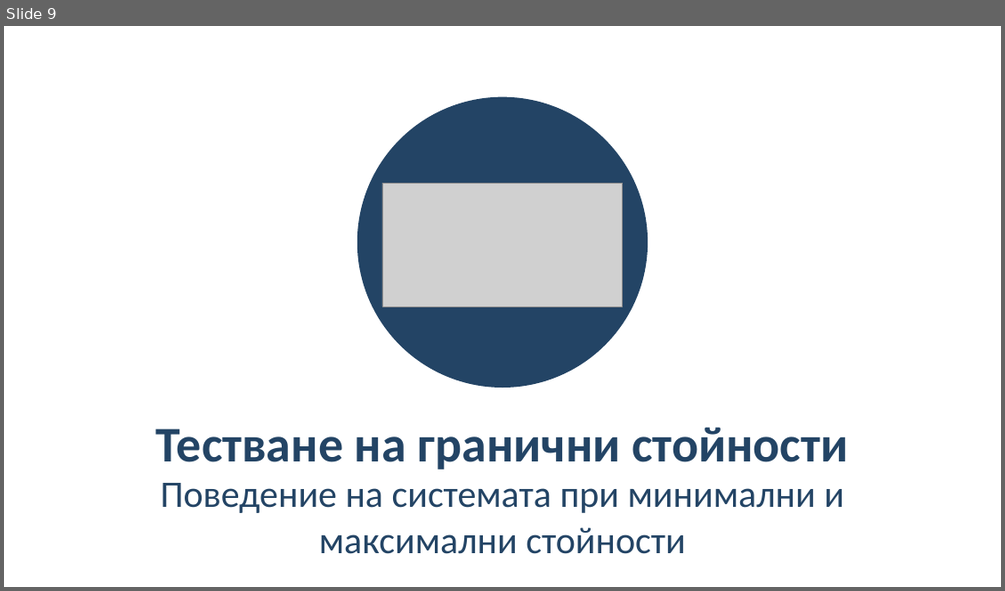
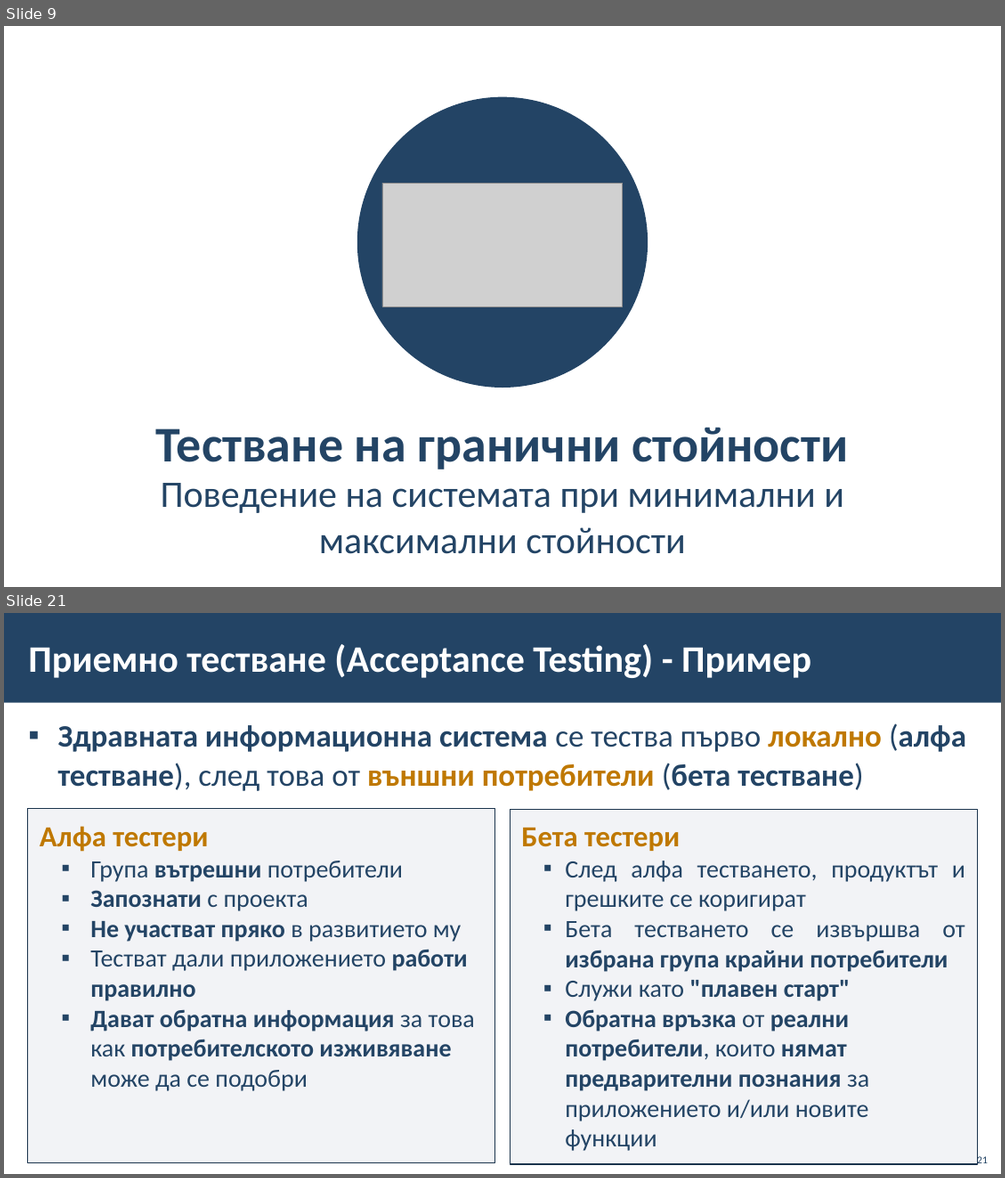
Before and after one commit to BG-IT-Edu/School-Programming, a slide deck: Courses/Software-Sciences/Module-4-Information-Systems-New/13-Information-System-Testing/13-Information-System-Testing.pptx. Shown one above the other, each under a label of ours: slide 9 before the commit, slides 9 and 21 after it; the slides between them are not shown. The pictures are 1005x591 and 1005x1178 pixels, drawn with LibreOffice and Linux fonts; fonts in the diff are those of the drawing; grey boxes stand for pictures; background and template pictures are left out. Boxes give left, top, right and bottom in pixels: in the first picture for what was removed or moved away, otherwise in the second. Text is boxed around its words. In the diff, an @@ line names an element or a change of style, - is before the commit and + after.

```diff
--- a/Courses/Software-Sciences/Module-4-Information-Systems-New/13-Information-System-Testing/13-Information-System-Testing.pptx
+++ b/Courses/Software-Sciences/Module-4-Information-Systems-New/13-Information-System-Testing/13-Information-System-Testing.pptx
@@ slide 21 added at (x1=4, y1=613, x2=1001, y2=1174), background #FFFFFF @@
@@ rectangle added at (x1=4, y1=613, x2=1001, y2=703), fill #234465 @@
@@ title added at (x1=28, y1=644, x2=811, y2=678), 36 pt, text #FFFFFF, bold @@
+Приемно тестване (Acceptance Testing) - Пример
@@ text added at (x1=58, y1=723, x2=966, y2=791), 30 pt, text #234465, bold @@
+▪ Здравната информационна система се тества първо локално (алфа тестване), след това от външни потребители (бета тестване)
@@ rectangle added at (x1=28, y1=809, x2=495, y2=1163), fill #ADB4C3 at 15% opacity, outline #1A334C 1 pt, 24 pt, text #234465, bold @@
+Алфа тестери
+  ▪ Група вътрешни потребители
+  ▪ Запознати с проекта
+  ▪ Не участват пряко в развитието му
+  ▪ Тестват дали приложението работи правилно
+  ▪ Дават обратна информация за това как потребителското изживяване може да се подобри
@@ rectangle added at (x1=510, y1=809, x2=978, y2=1164), fill #ADB4C3 at 15% opacity, outline #1A334C 1 pt, 24 pt, text #234465 @@
+Бета тестери
+▪ След алфа тестването, продуктът и грешките се коригират
+▪ Бета тестването се извършва от избрана група крайни потребители
+▪ Служи като "плавен старт"
+▪ Обратна връзка от реални потребители, които нямат предварителни познания за приложението и/или новите функции
@@ page number added at (x1=977, y1=1154, x2=987, y2=1165), 10 pt, text #234465 @@
+21
```
Also in this commit, not shown: 11 slides changed, 29 other slides added, 3 slides removed.
